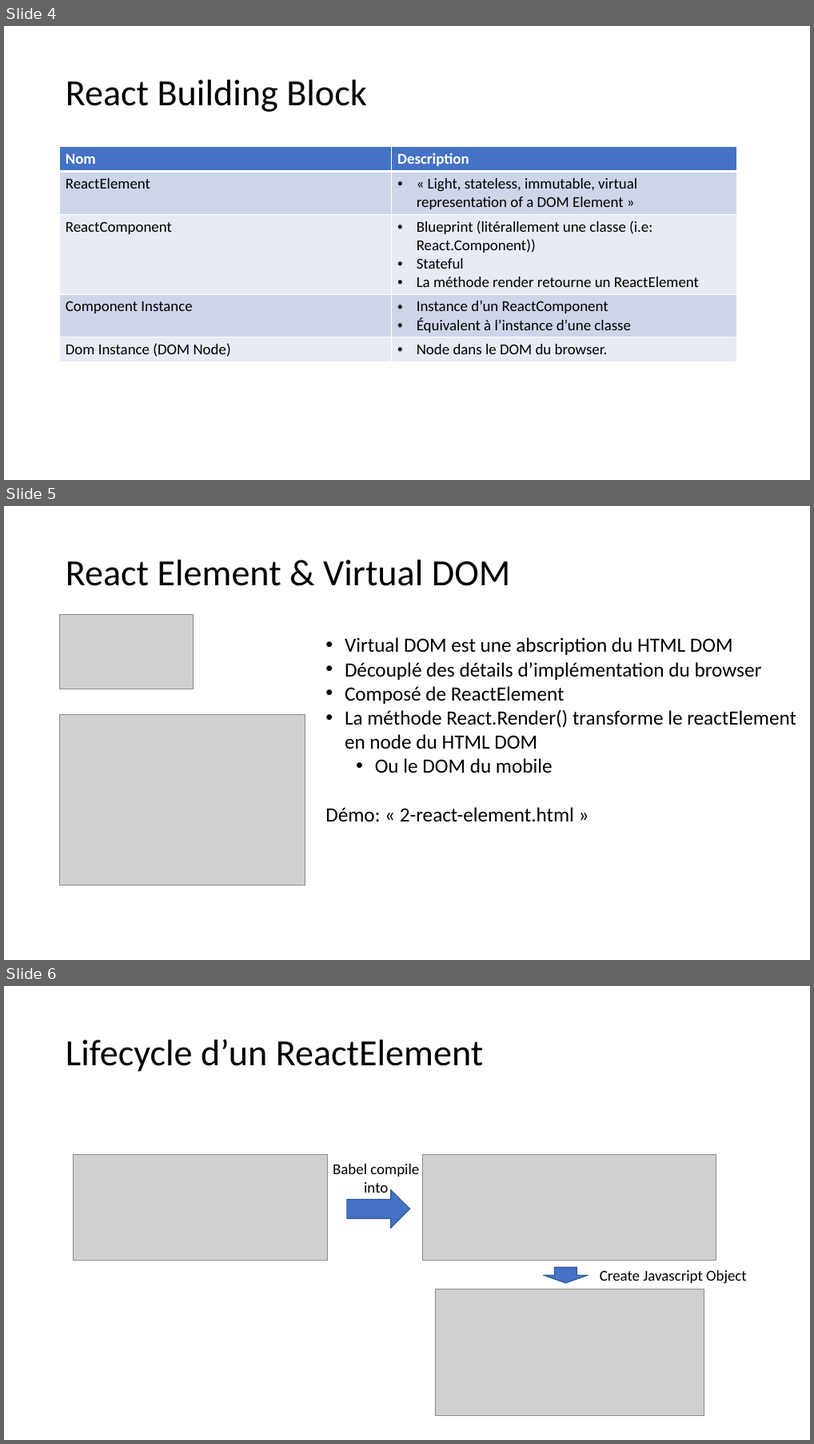
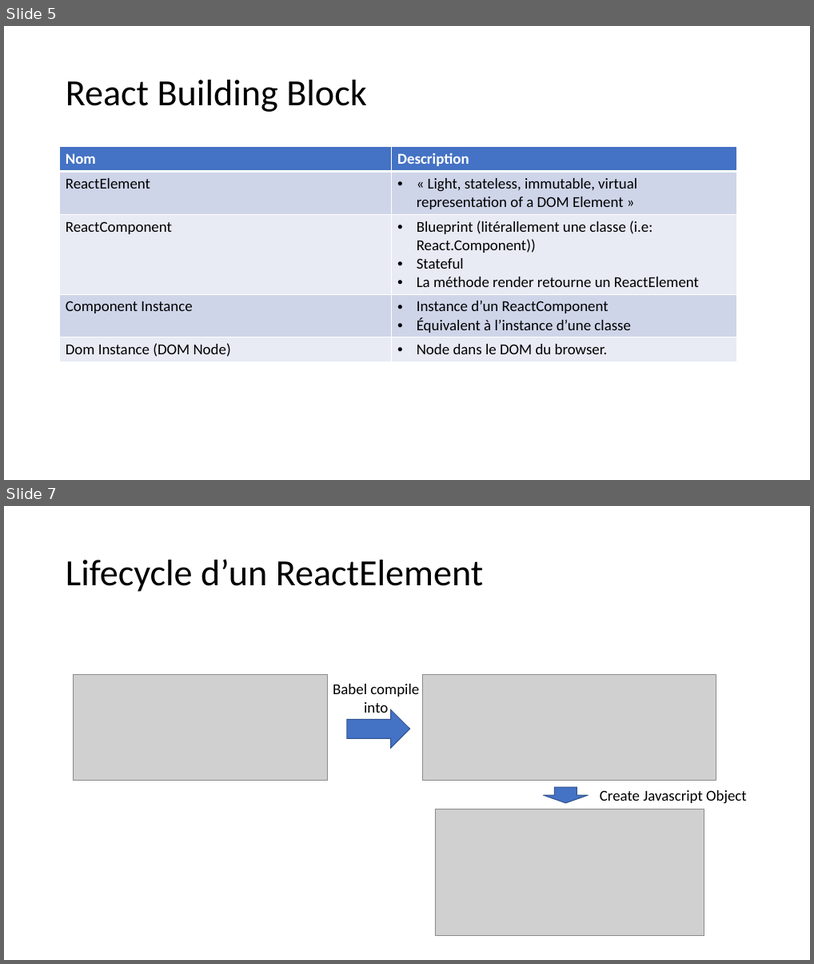
Before and after one commit to samuelgaudreau/formation-front-end-3, a slide deck: part-2/React-Perfo.pptx. Shown one above the other, each under a label of ours: slides 4, 5 and 6 before the commit, slides 5 and 7 after it; the slides between them are not shown. The pictures are 814x1444 and 814x964 pixels, drawn with LibreOffice and Linux fonts; fonts in the diff are those of the drawing; grey boxes stand for pictures. Boxes give left, top, right and bottom in pixels: in the first picture for what was removed or moved away, otherwise in the second. Text is boxed around its words. In the diff, an @@ line names an element or a change of style, - is before the commit and + after.

```diff
--- a/part-2/React-Perfo.pptx
+++ b/part-2/React-Perfo.pptx
@@ slide 5 removed at [4,506,810,960], background #FFFFFF @@
@@ title removed at [66,560,510,586] @@
-React Element & Virtual DOM
@@ picture removed at [60,614,194,688] @@
@@ text removed at [326,637,797,821] @@
-• Virtual DOM est une abscription du HTML DOM
-• Découplé des détails d’implémentation du browser
-• Composé de ReactElement
-• La méthode React.Render() transforme le reactElement en node du HTML DOM
-  • Ou le DOM du mobile
-Démo: « 2-react-element.html »
@@ picture removed at [60,714,306,884] @@
@@ what was slide 4 is now slide 5 @@
@@ what was slide 6 is now slide 7 @@
```
Also in this commit, not shown: 3 slides changed, 8 slides added, 1 other slide removed, 1 other file.
